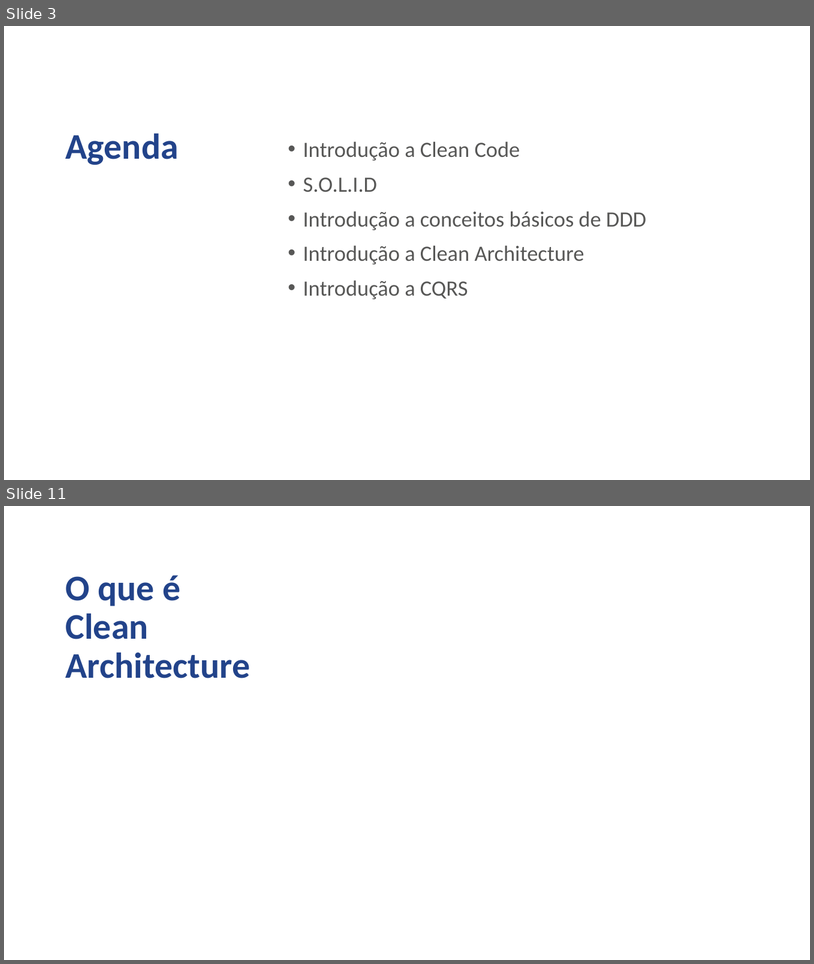
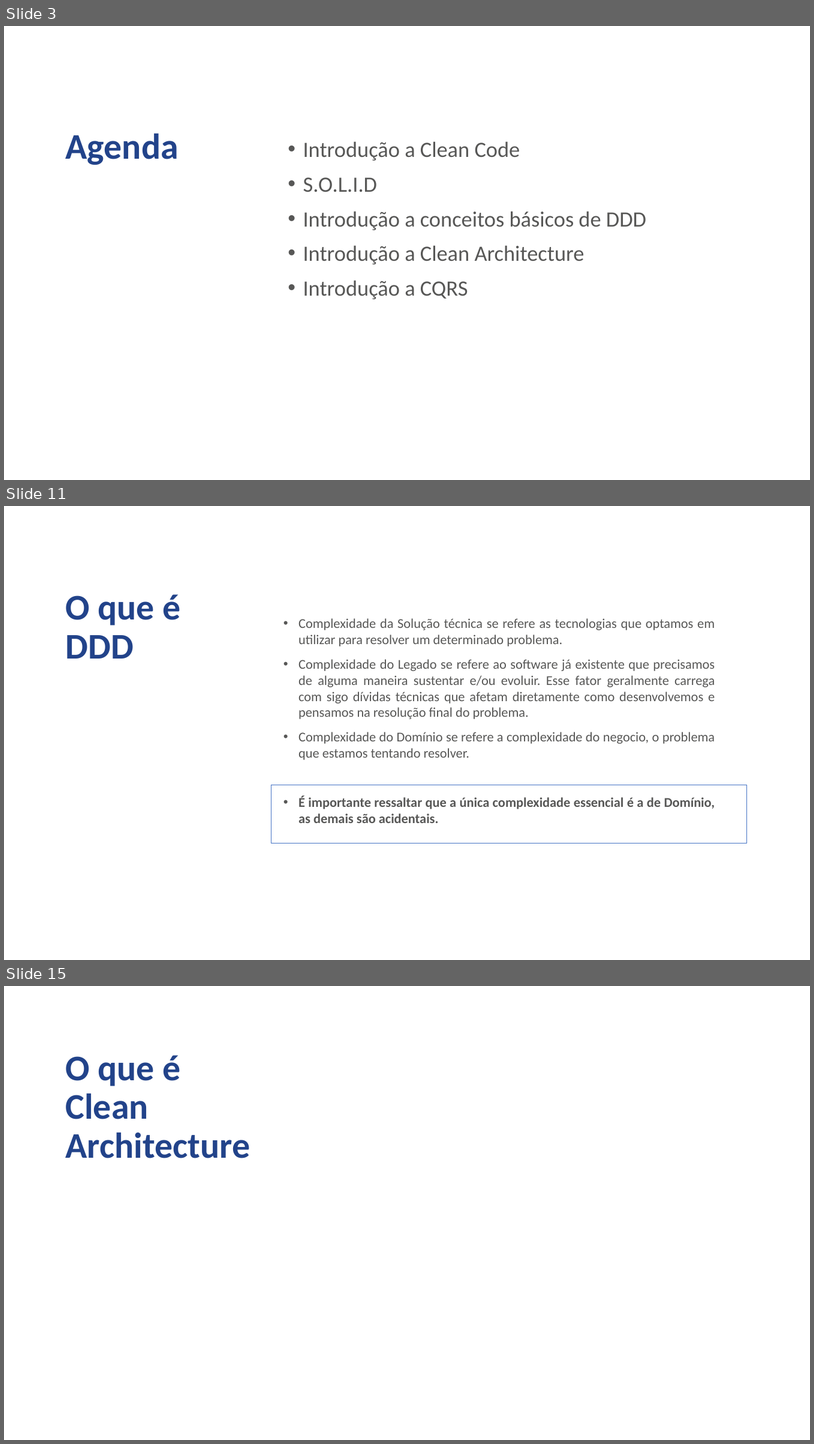
Before and after one commit to jcmdsbr/five-workshop-real-apps, a slide deck: docs/treinamento-estagiarios-five.pptx. Shown one above the other, each under a label of ours: slides 3 and 11 before the commit, slides 3, 11 and 15 after it; the slides between them are not shown. The pictures are 814x964 and 814x1444 pixels, drawn with LibreOffice and Linux fonts; fonts in the diff are those of the drawing; background and template pictures are left out. Boxes give left, top, right and bottom in pixels: in the first picture for what was removed or moved away, otherwise in the second. Text is boxed around its words. In the diff, an @@ line names an element or a change of style, - is before the commit and + after.

```diff
--- a/docs/treinamento-estagiarios-five.pptx
+++ b/docs/treinamento-estagiarios-five.pptx
@@ slide 11 added at [4,506,810,960], background picture (left out) @@
@@ text added at [65,594,181,658], 42.9 pt, text #22438A, bold @@
+O que é
+DDD
@@ text added at [299,618,716,823], 16 pt, text #575756 @@
+• Complexidade da Solução técnica se refere as tecnologias que optamos em utilizar para resolver um determinado problema.
+• Complexidade do Legado se refere ao software já existente que precisamos de alguma maneira sustentar e/ou evoluir. Esse fator geralmente carrega com sigo dívidas técnicas que afetam diretamente como desenvolvemos e pensamos na resolução final do problema.
+• Complexidade do Domínio se refere a complexidade do negocio, o problema que estamos tentando resolver.
+• É importante ressaltar que a única complexidade essencial é a de Domínio, as demais são acidentais.
@@ rectangle added at [272,784,747,843], outline #4472C4 0.75 pt @@
@@ what was slide 11 is now slide 15 @@
```
Also in this commit, not shown: 7 slides changed, 4 other slides added, 1 slide removed.
